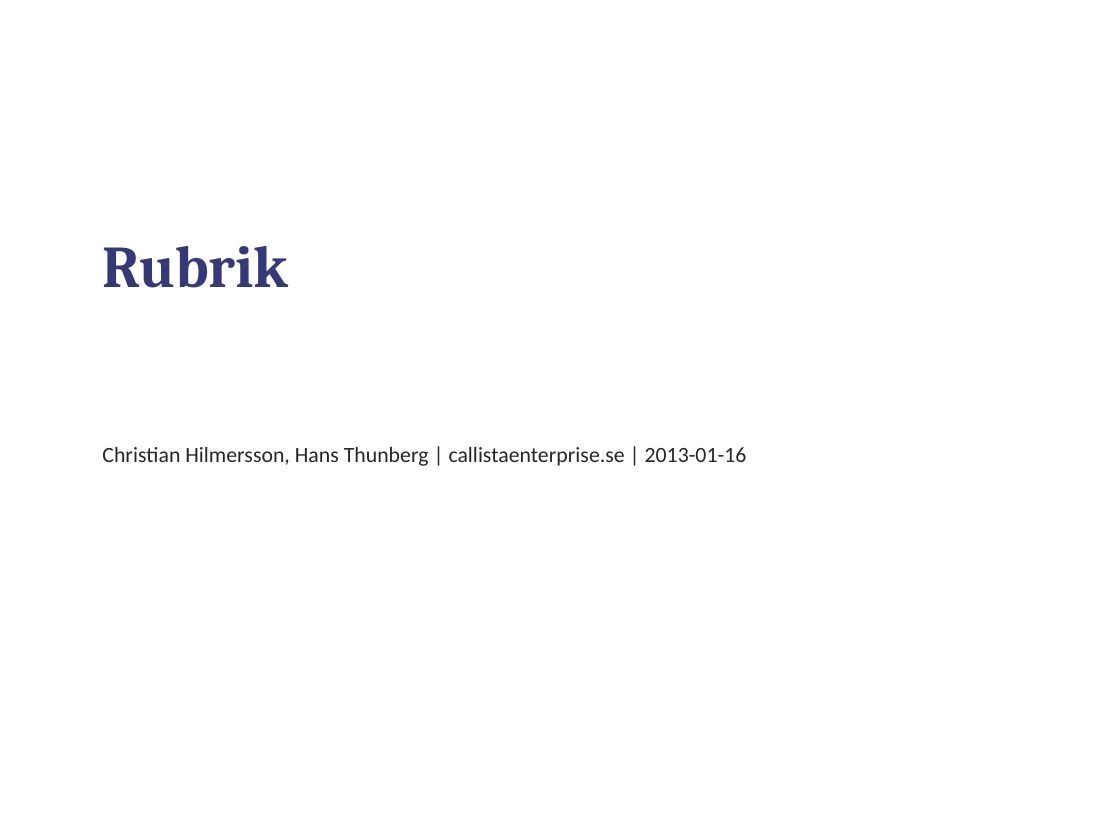
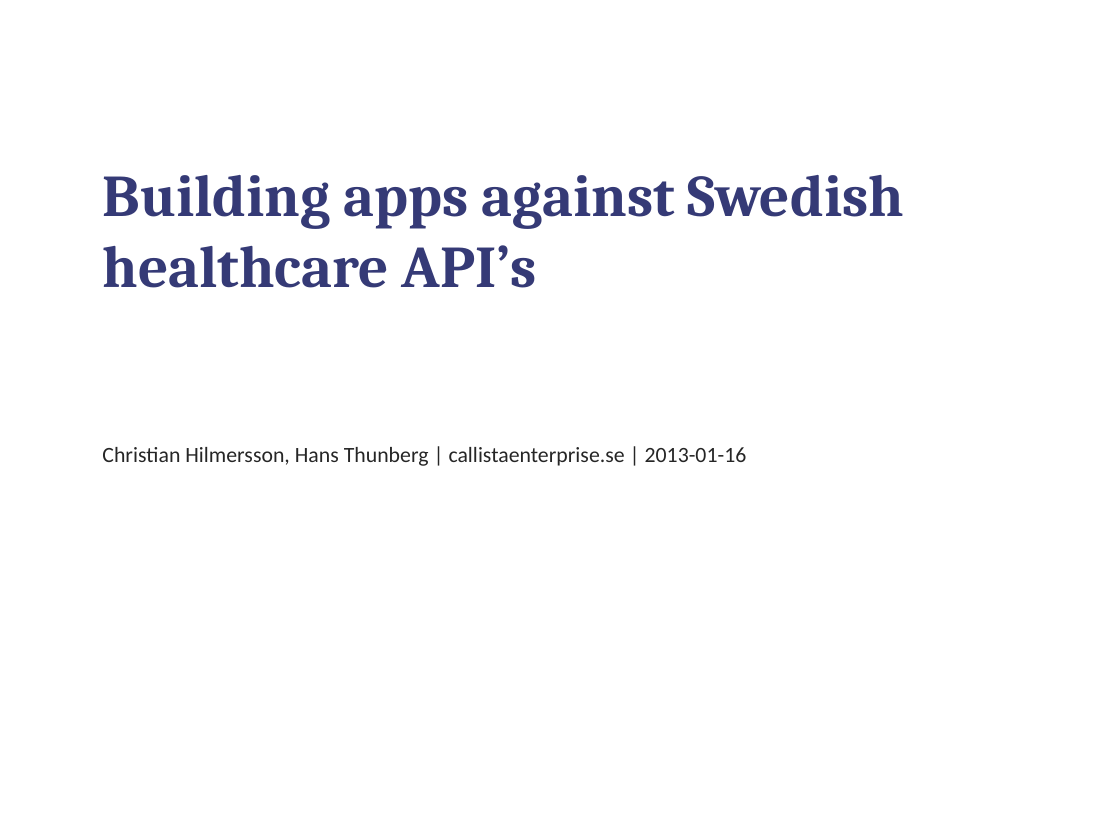
Before and after one commit to chilmers/cadec-healthcare-api-tutorial, a slide deck: slide 1 of Cadec-vårdens-apier.pptx. Drawn at 1120x840 pixels with LibreOffice and Linux fonts; fonts in the diff are those of the drawing; background and template pictures are left out. Boxes give left, top, right and bottom in pixels: in the first picture for what was removed or moved away, otherwise in the second. Text is boxed around its words. In the diff, an @@ line names an element or a change of style, - is before the commit and + after.

```diff
--- a/Cadec-vårdens-apier.pptx
+++ b/Cadec-vårdens-apier.pptx
@@ title at bbox=[103, 175, 904, 288]: text changed @@
-Rubrik
+Building apps against Swedish healthcare API’s
```
Also in this commit, not shown: 12 other slides changed.
